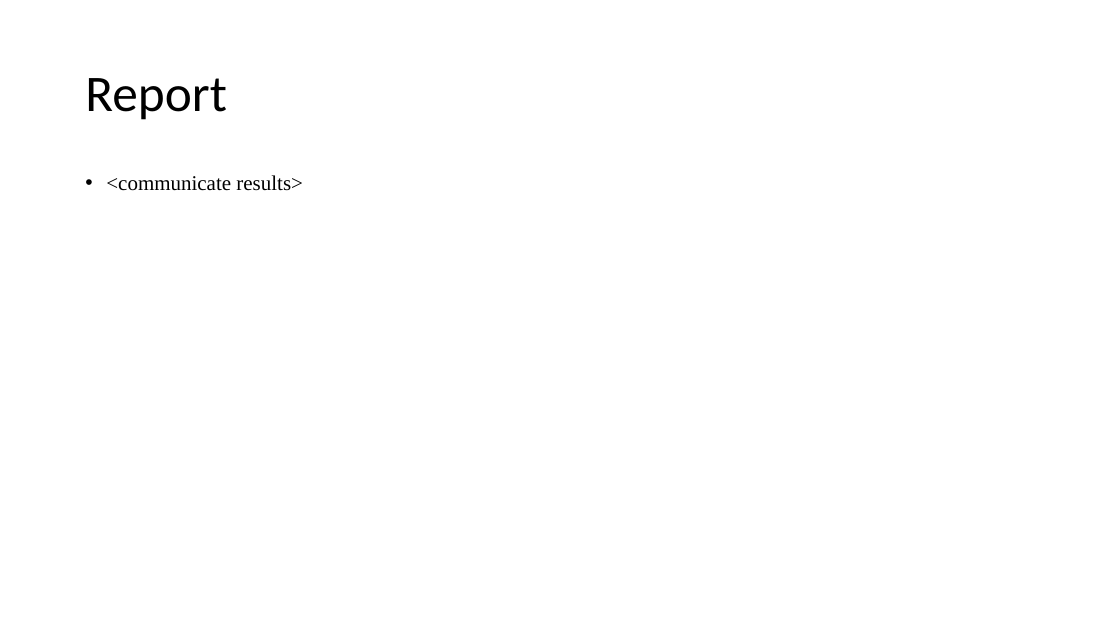
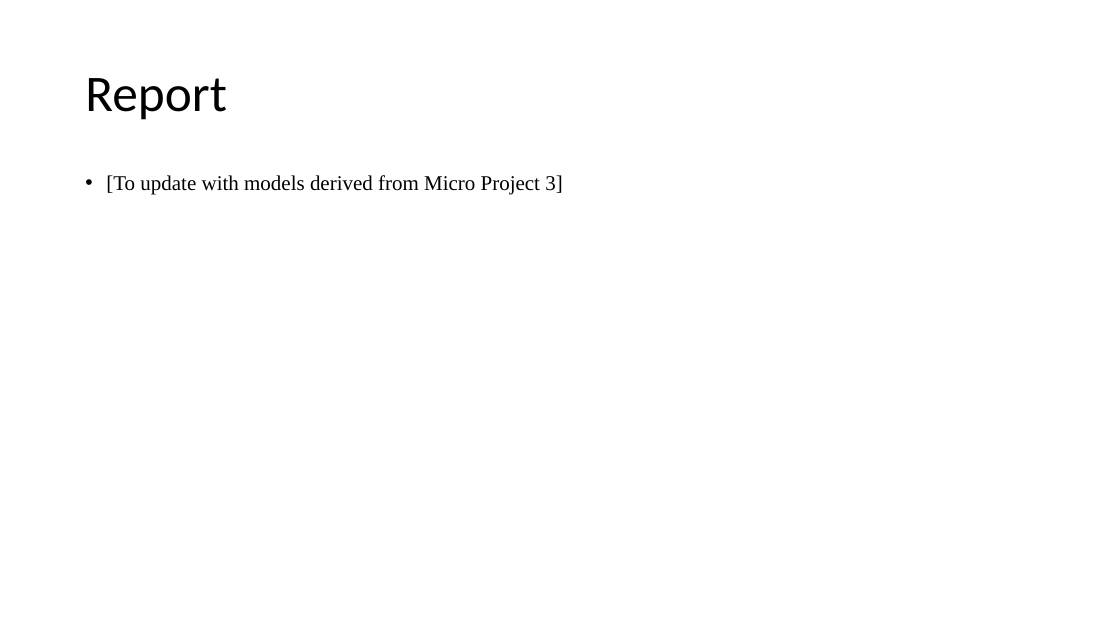
Before and after one commit to jfisher43/ana500, a slide deck: slide 10 of FisherJ_ANA500_Micro-Project_template.pptx (slide 7 before the commit). Drawn at 1120x630 pixels with LibreOffice and Linux fonts; fonts in the diff are those of the drawing. Boxes give left, top, right and bottom in pixels: in the first picture for what was removed or moved away, otherwise in the second. Text is boxed around its words. In the diff, an @@ line names an element or a change of style, - is before the commit and + after.

```diff
--- a/FisherJ_ANA500_Micro-Project_template.pptx
+++ b/FisherJ_ANA500_Micro-Project_template.pptx
@@ text at (106, 175, 562, 194): text changed @@
-• <communicate results>
+• [To update with models derived from Micro Project 3]
```
Also in this commit, not shown: 5 other slides changed, 4 slides added, 1 slide removed, 3 other files.
